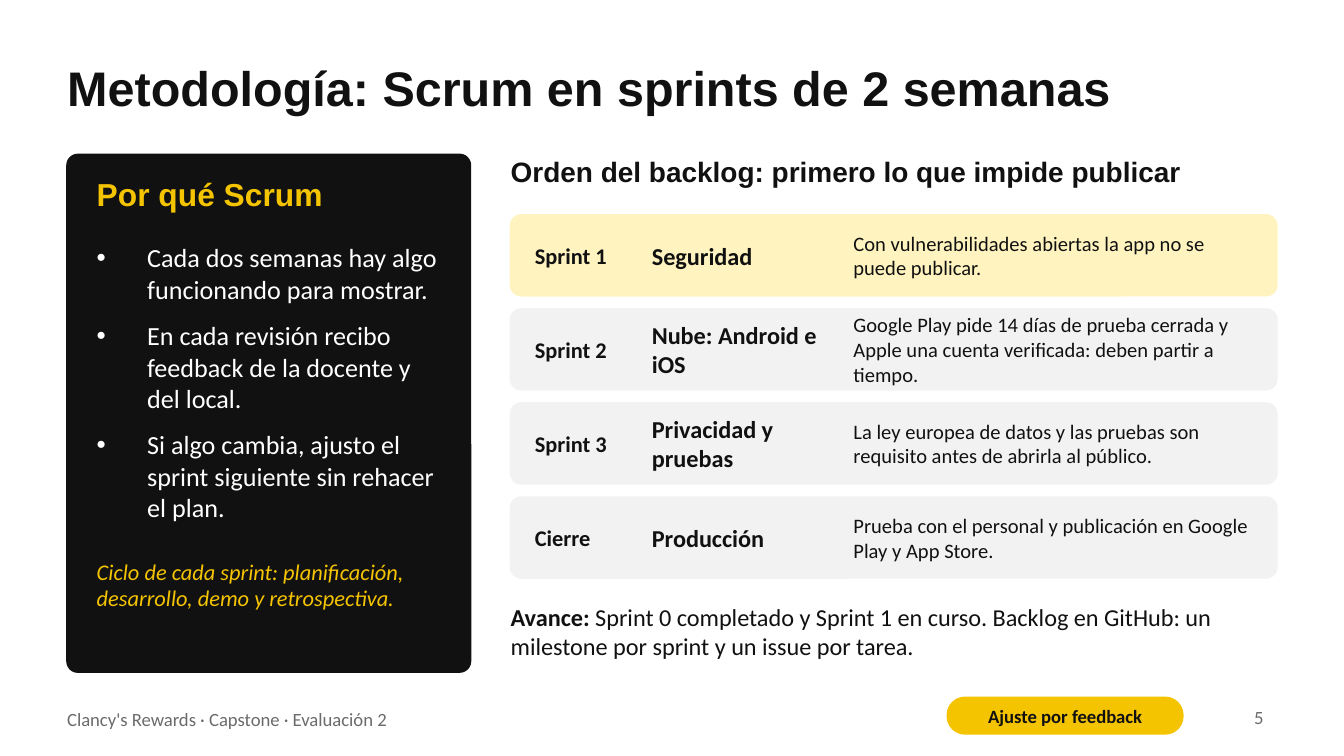
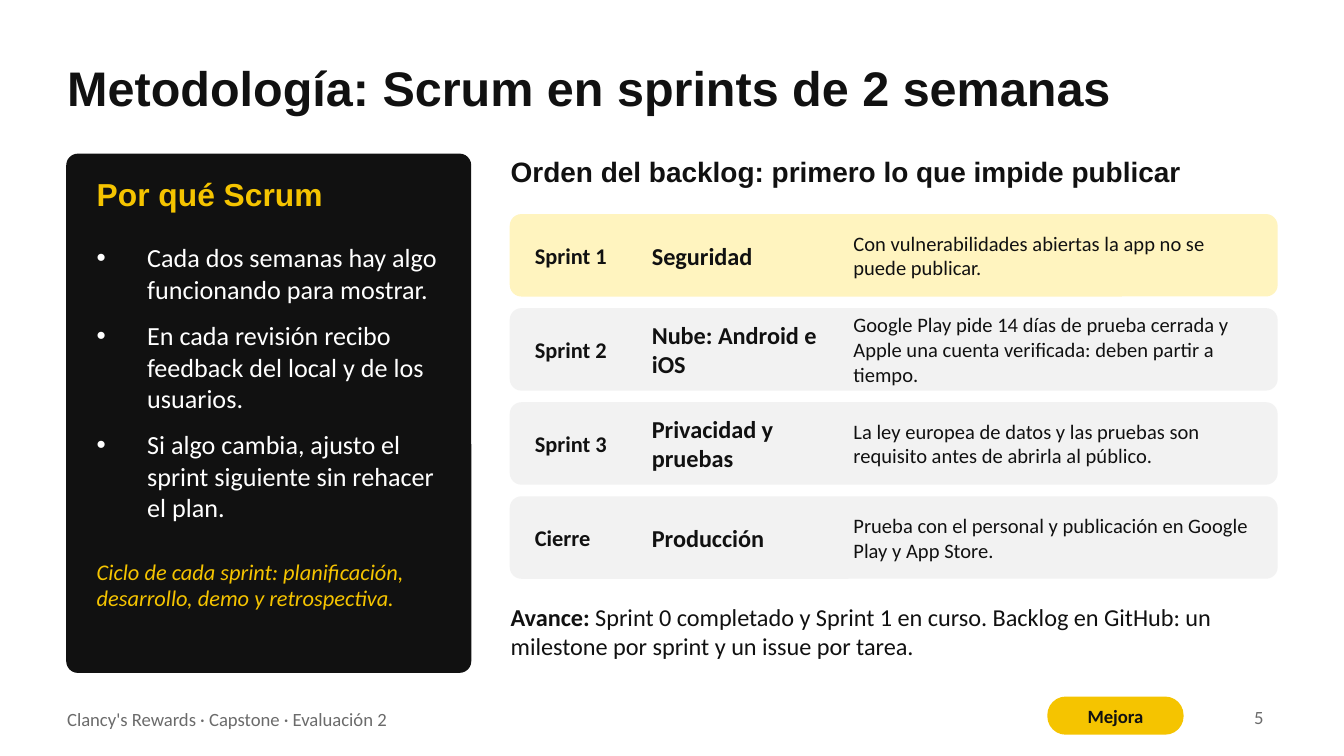
Before and after one commit to 44ndy/clancys-rewards, a slide deck: slide 5 of Fase 2/Evidencias Proyecto/Presentación Proyecto.pptx. Drawn at 1344x756 pixels with LibreOffice and Linux fonts; fonts in the diff are those of the drawing. Boxes give left, top, right and bottom in pixels: in the first picture for what was removed or moved away, otherwise in the second. Text is boxed around its words. In the diff, an @@ line names an element or a change of style, - is before the commit and + after.

Commit message:
Presentar las mejoras como avance del proyecto, sin referencias al curso

```diff
--- a/Fase 2/Evidencias Proyecto/Presentación Proyecto.pptx
+++ b/Fase 2/Evidencias Proyecto/Presentación Proyecto.pptx
@@ text at [147, 327, 424, 408]: text changed @@
-• En cada revisión recibo feedback de la docente y del local.
+• En cada revisión recibo feedback del local y de los usuarios.
@@ rounded rectangle: place and size @@
-rounded rectangle at [948, 698, 1183, 734]
+rounded rectangle at [1048, 698, 1183, 734]
@@ text at [1088, 710, 1144, 726]: text changed @@
-Ajuste por feedback
+Mejora
```
Also in this commit, not shown: 4 other slides changed.
